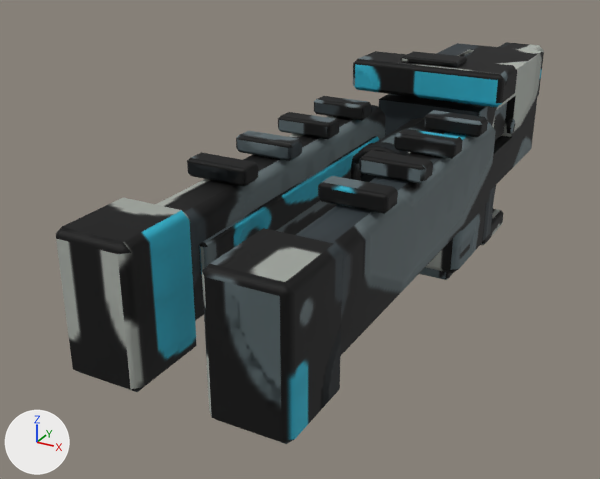
The glTF model public/assets/models/plasma.glb as it was, and as the next commit left it.
Both versions are drawn from a camera (50 mm lens) standing at (0.579, -1.644, 0.622) and looking at (-0.19, -0.245, -0.077). Arrows for +X, +Y and +Z are at lower left; the lights stay in place. The first picture is the older version. Vertices at exactly the same position are counted once.

The first picture shows 'plasma-original-arsenal'.
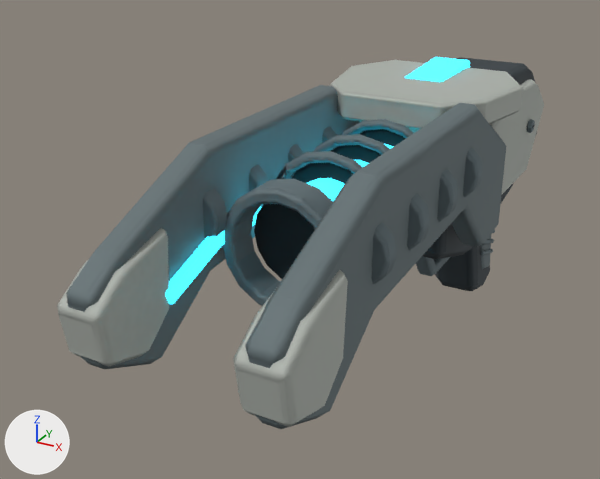
The change, as a diff of the scene's bpy script:
```diff
--- a/public/assets/models/plasma.glb.py
+++ b/public/assets/models/plasma.glb.py
@@ img_plasma_emission @@
+img_plasma_emission = load_image('plasma-emission', '_unpacked/plasma-emission', 512, 512, 'sRGB')
@@ mat_k10_plasma_baked_zones @@
 n0 = _N.new('ShaderNodeBsdfPrincipled'); n0.name = 'Principled BSDF'
 n0.inputs[2].default_value = 0.72  # 'Roughness'
+n0.inputs[28].default_value = 2.5  # 'Emission Strength'
 n1 = _N.new('ShaderNodeOutputMaterial'); n1.name = 'Material Output'
 n2 = _N.new('ShaderNodeTexImage'); n2.name = 'Image Texture'
-n2.image = img_plasma_base
+n2.image = img_plasma_emission
+n4 = _N.new('ShaderNodeTexImage'); n4.name = 'Image Texture.001'
+n4.image = img_plasma_base
 n3 = _N.new('ShaderNodeNormalMap'); n3.name = 'Normal Map'
@@ mat_k10_plasma_baked_zones @@
 n3.inputs[0].default_value = 0.5  # 'Strength'
-n4 = _N.new('ShaderNodeTexImage'); n4.name = 'Image Texture.001'
-n4.image = img_plasma_normal
+n5 = _N.new('ShaderNodeTexImage'); n5.name = 'Image Texture.002'
+n5.image = img_plasma_normal
 _L.new(n0.outputs[0], n1.inputs[0])  # 'BSDF' to 'Surface'
-_L.new(n2.outputs[0], n0.inputs[0])  # 'Color' to 'Base Color'
 _L.new(n3.outputs[0], n0.inputs[5])  # 'Normal' to 'Normal'
-_L.new(n4.outputs[0], n3.inputs[1])  # 'Color' to 'Color'
+_L.new(n2.outputs[0], n0.inputs[27])  # 'Color' to 'Emission Color'
+_L.new(n4.outputs[0], n0.inputs[0])  # 'Color' to 'Base Color'
+_L.new(n5.outputs[0], n3.inputs[1])  # 'Color' to 'Color'
@@ me_cube_148 @@
 # used by ob_plasma_original_arsenal; location = (0.0, 0.0, 0.0)
-me_cube_148.from_pydata(...)  # 1038 vertices, 1940 faces; spans x -0.18..0.18, y -0.94..0.69, z -0.23..0.28
+me_cube_148.from_pydata(...)  # 2214 vertices, 4277 faces; spans x -0.19..0.19, y -0.95..0.55, z -0.38..0.26
+# me_cube_148 part 1: the loose piece of 36 vertices spanning x 0.11..0.12, y 0.18..0.22, z 0.08..0.11 is moved by (0.02, 0.12, -0.03)
+# me_cube_148 part 2: the loose piece of 86 vertices spanning x -0.11..0.11, y -0.05..0.44, z -0.02..0.22 is rebuilt with 46 vertices and now spans x -0.1..0.1, y -0.2..0.55, z -0.16..0.22
+# me_cube_148 part 3: the loose piece of 24 vertices spanning x -0.16..-0.07, y -0.84..-0.08, z 0.01..0.19 is rebuilt with 58 vertices and now spans x -0.17..-0.11, y -0.94..-0.02, z -0.07..0.25
+# me_cube_148 part 4: the loose piece of 24 vertices spanning x -0.05..0.05, y 0.2..0.38, z -0.23..0.03 is rebuilt with 42 vertices and now spans x -0.06..0.06, y 0.16..0.38, z -0.38..-0.06
+# me_cube_148 part 5: the loose piece of 24 vertices spanning x -0.18..-0.05, y -0.94..-0.79, z -0.01..0.21 is rebuilt with 34 vertices and now spans x -0.18..-0.1, y -0.95..-0.78, z -0.01..0.17
+# me_cube_148 part 6: the loose piece of 24 vertices spanning x 0.07..0.16, y -0.84..-0.08, z 0.01..0.19 is rebuilt with 58 vertices and now spans x 0.11..0.17, y -0.94..-0.02, z -0.07..0.25
+# me_cube_148 part 7: the loose piece of 24 vertices spanning x 0.05..0.18, y -0.94..-0.79, z -0.01..0.21 is rebuilt with 34 vertices and now spans x 0.1..0.18, y -0.95..-0.78, z -0.01..0.17
+# me_cube_148 part 8: 16 loose pieces with 472 vertices, spanning x -0.17..0.17, y -0.65..0.69, z -0.16..0.28, are deleted
+# me_cube_148 part 9: 239 vertices removed from x -0.16..0.16, y -0.77..0.4, z -0.23..0.27; 1821 vertices added at x -0.19..0.19, y -0.81..0.48, z -0.32..0.26
+# other edits to the shape of me_cube_148 do not show in these pictures
 me_cube_148.materials.append(mat_k10_plasma_baked_zones)
```

What differs and where, as boxes (x1, y1, x2, y2) in the pictures (600 x 479 px; the box of a moved part takes in the faces that stretch with it):
'plasma-original-arsenal', surface changed, reshaped (7% shorter)
    before: (56, 42, 544, 444)
    after: (57, 57, 544, 429)
part 1 of me_cube_148, moved or reshaped
    before: (506, 119, 515, 134)
    after: (527, 119, 535, 133)
part 2 of me_cube_148, rebuilt (mostly hidden afterwards)
    before: (379, 43, 543, 190)
    after: (423, 57, 537, 259)
part 3 of me_cube_148, rebuilt
    before: (155, 105, 386, 321)
    after: (66, 85, 360, 369)
part 4 of me_cube_148, rebuilt (not visible before)
    after: (435, 245, 490, 291)
part 5 of me_cube_148, rebuilt (20% narrower, 28% shorter)
    before: (56, 198, 197, 392)
    after: (57, 228, 169, 367)
part 6 of me_cube_148, rebuilt
    before: (296, 122, 496, 356)
    after: (245, 103, 506, 429)
part 7 of me_cube_148, rebuilt (18% narrower, 27% shorter)
    before: (202, 228, 343, 444)
    after: (233, 270, 348, 427)
part 8 of me_cube_148, deleted
    before: (187, 42, 544, 214)
part 9 of me_cube_148, reshaped
    before: (200, 51, 517, 280)
    after: (165, 57, 544, 306)
